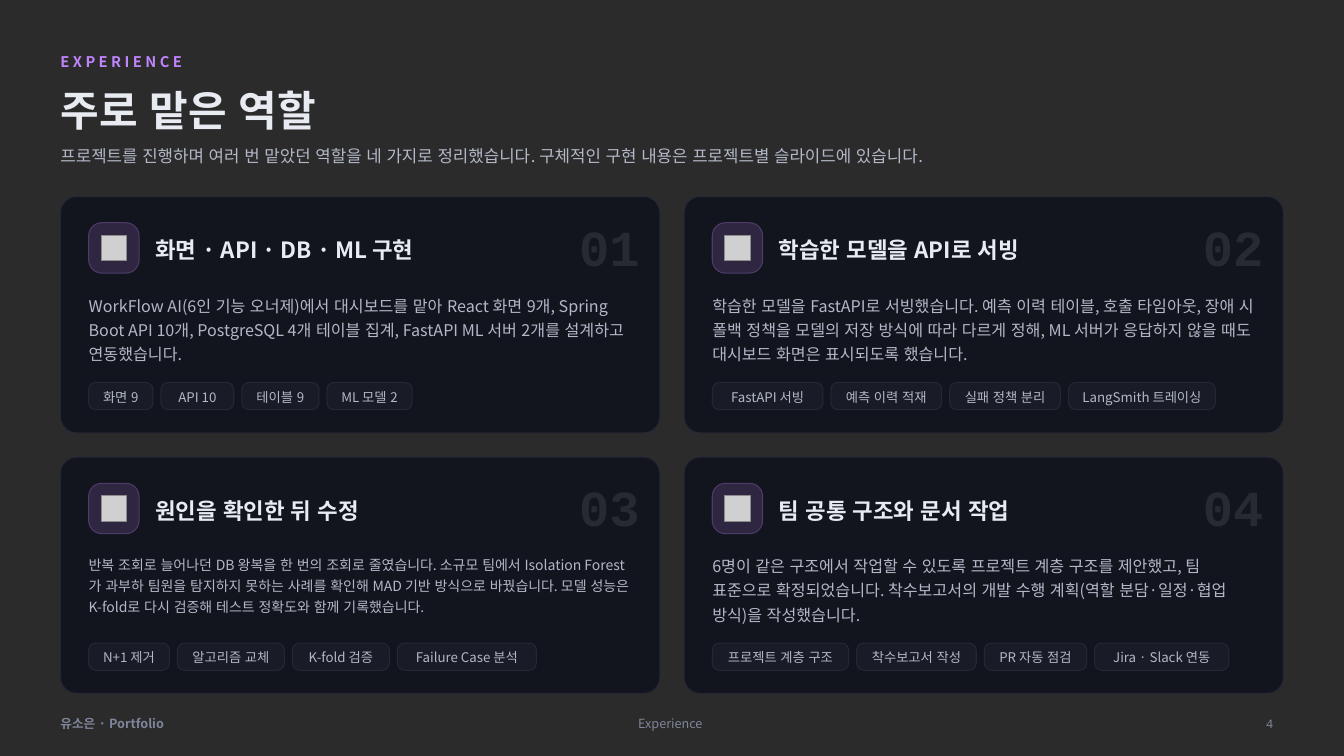
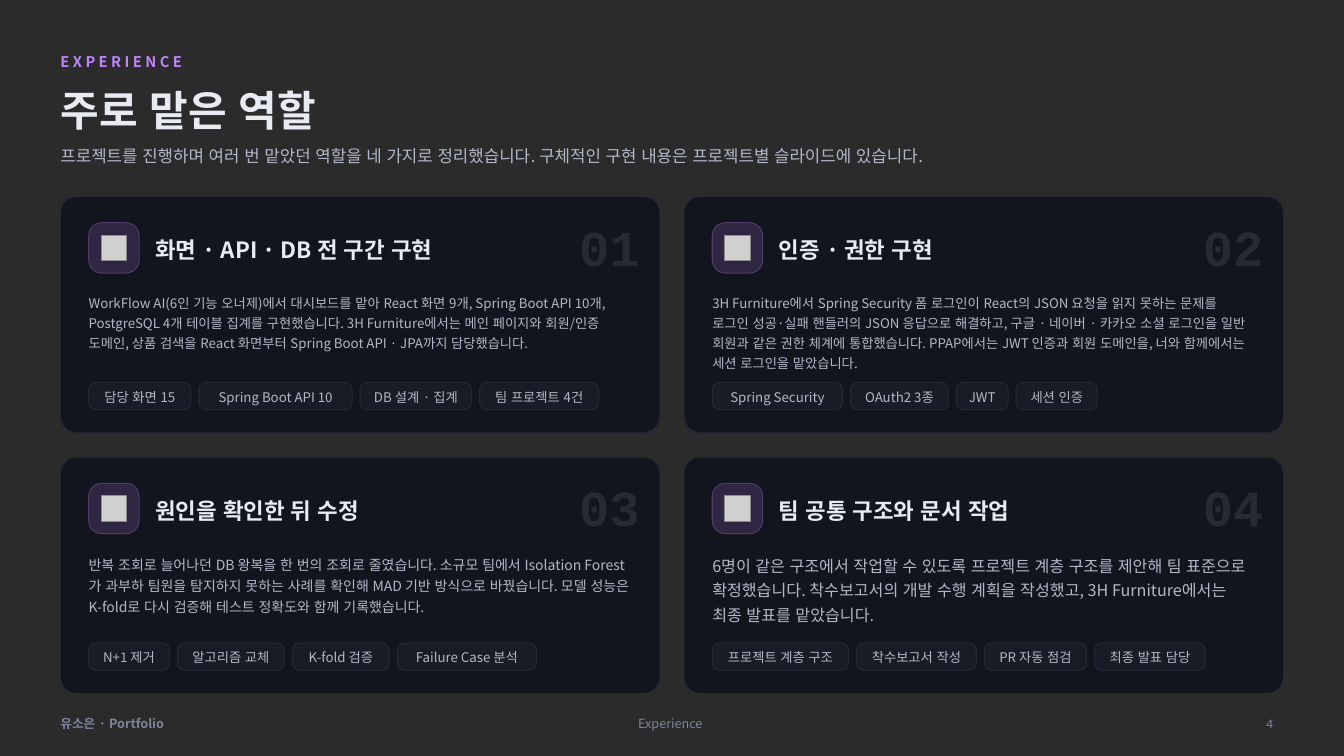
Before and after one commit to soeun-yu/soeun-yu.github.io, a slide deck: slide 4 of 유소은_포트폴리오.pptx. Drawn at 1344x756 pixels with LibreOffice and Linux fonts; fonts in the diff are those of the drawing; grey boxes stand for pictures; background and template pictures are left out; a plain dark background stands for a picture behind light text. Boxes give left, top, right and bottom in pixels: in the first picture for what was removed or moved away, otherwise in the second. Text is boxed around its words. In the diff, an @@ line names an element or a change of style, - is before the commit and + after.

```diff
--- a/유소은_포트폴리오.pptx
+++ b/유소은_포트폴리오.pptx
@@ text at box(155, 239, 432, 260): text changed @@
-화면 · API · DB · ML 구현
+화면 · API · DB 전 구간 구현
@@ text at box(779, 239, 933, 260): text changed @@
-학습한 모델을 API로 서빙
+인증 · 권한 구현
@@ text at box(89, 297, 606, 352): text changed; size 11.5 to 9.5 pt @@
-WorkFlow AI(6인 기능 오너제)에서 대시보드를 맡아 React 화면 9개, Spring Boot API 10개, PostgreSQL 4개 테이블 집계, FastAPI ML 서버 2개를 설계하고 연동했습니다.
+WorkFlow AI(6인 기능 오너제)에서 대시보드를 맡아 React 화면 9개, Spring Boot API 10개, PostgreSQL 4개 테이블 집계를 구현했습니다. 3H Furniture에서는 메인 페이지와 회원/인증 도메인, 상품 검색을 React 화면부터 Spring Boot API · JPA까지 담당했습니다.
@@ text at box(712, 297, 1245, 369): text changed; size 11.5 to 9.5 pt @@
-학습한 모델을 FastAPI로 서빙했습니다. 예측 이력 테이블, 호출 타임아웃, 장애 시 폴백 정책을 모델의 저장 방식에 따라 다르게 정해, ML 서버가 응답하지 않을 때도 대시보드 화면은 표시되도록 했습니다.
+3H Furniture에서 Spring Security 폼 로그인이 React의 JSON 요청을 읽지 못하는 문제를 로그인 성공·실패 핸들러의 JSON 응답으로 해결하고, 구글 · 네이버 · 카카오 소셜 로그인을 일반 회원과 같은 권한 체계에 통합했습니다. PPAP에서는 JWT 인증과 회원 도메인을, 너와 함께에서는 세션 로그인을 맡았습니다.
@@ rounded rectangle: place and size @@
-rounded rectangle at box(89, 382, 153, 409)
+rounded rectangle at box(89, 382, 191, 409)
@@ rounded rectangle: place and size @@
-rounded rectangle at box(161, 382, 234, 409)
+rounded rectangle at box(199, 382, 352, 409)
@@ rounded rectangle: place and size @@
-rounded rectangle at box(242, 382, 319, 409)
+rounded rectangle at box(360, 382, 471, 409)
@@ rounded rectangle: place and size @@
-rounded rectangle at box(327, 382, 412, 409)
+rounded rectangle at box(480, 382, 599, 409)
@@ rounded rectangle: place and size @@
-rounded rectangle at box(713, 382, 824, 409)
+rounded rectangle at box(713, 382, 843, 409)
@@ rounded rectangle: place and size @@
-rounded rectangle at box(831, 382, 942, 409)
+rounded rectangle at box(851, 382, 949, 409)
@@ rounded rectangle: place and size @@
-rounded rectangle at box(950, 382, 1061, 409)
+rounded rectangle at box(957, 382, 1008, 409)
@@ rounded rectangle: place and size @@
-rounded rectangle at box(1069, 382, 1216, 409)
+rounded rectangle at box(1016, 382, 1098, 409)
@@ text at box(104, 391, 176, 403): text changed @@
-화면 9
+담당 화면 15
@@ text at box(219, 392, 333, 406): text changed @@
-API 10
+Spring Boot API 10
@@ text at box(374, 391, 457, 403): text changed @@
-테이블 9
+DB 설계 · 집계
@@ text at box(495, 391, 584, 403): text changed @@
-ML 모델 2
+팀 프로젝트 4건
@@ text at box(730, 392, 825, 406): text changed @@
-FastAPI 서빙
+Spring Security
@@ text at box(865, 391, 934, 403): text changed @@
-예측 이력 적재
+OAuth2 3종
@@ text at box(969, 392, 996, 402): text changed @@
-실패 정책 분리
+JWT
@@ text at box(1031, 391, 1083, 403): text changed @@
-LangSmith 트레이싱
+세션 인증
@@ text at box(712, 558, 1245, 623): text changed @@
-6명이 같은 구조에서 작업할 수 있도록 프로젝트 계층 구조를 제안했고, 팀 표준으로 확정되었습니다. 착수보고서의 개발 수행 계획(역할 분담·일정·협업 방식)을 작성했습니다.
+6명이 같은 구조에서 작업할 수 있도록 프로젝트 계층 구조를 제안해 팀 표준으로 확정했습니다. 착수보고서의 개발 수행 계획을 작성했고, 3H Furniture에서는 최종 발표를 맡았습니다.
@@ rounded rectangle: place and size @@
-rounded rectangle at box(1095, 643, 1229, 670)
+rounded rectangle at box(1095, 643, 1206, 670)
@@ text at box(1110, 651, 1190, 663): text changed @@
-Jira · Slack 연동
+최종 발표 담당
```
Also in this commit, not shown: 10 other slides changed, 4 slides added, 2 other files.
